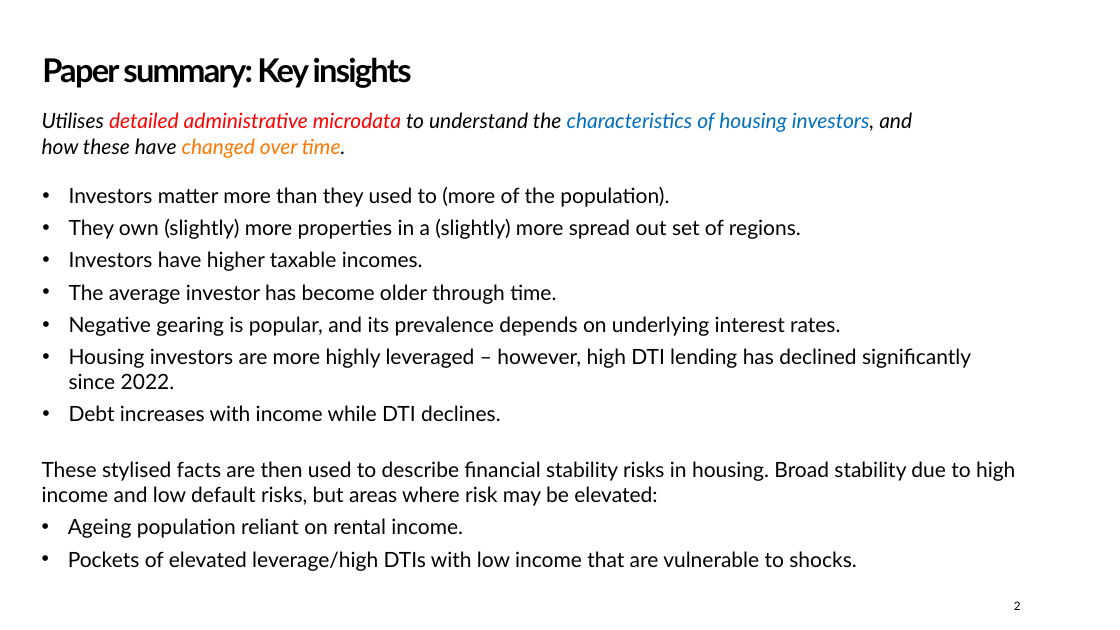
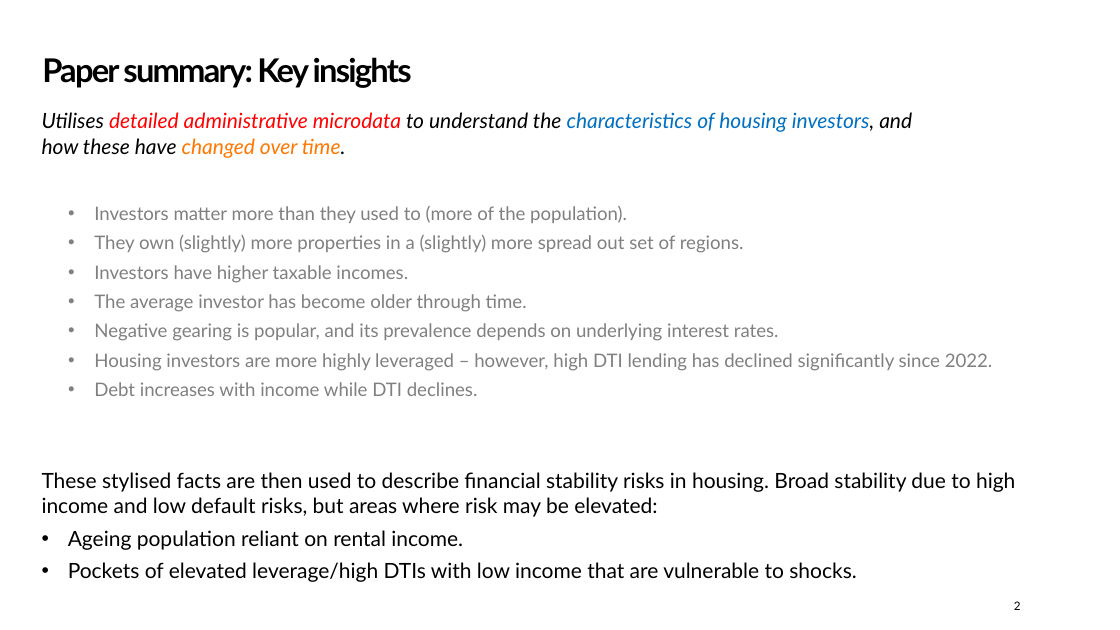
Before and after one commit to Zjub/TVHENZ, a slide deck: slide 2 of e61 Projects/Presentations/Discusant RBA Housing TTPI 2026.pptx. Drawn at 1120x630 pixels with LibreOffice and Linux fonts; fonts in the diff are those of the drawing; background and template pictures are left out. Boxes give left, top, right and bottom in pixels: in the first picture for what was removed or moved away, otherwise in the second. Text is boxed around its words. In the diff, an @@ line names an element or a change of style, - is before the commit and + after.

Commit message:
updates

```diff
--- a/e61 Projects/Presentations/Discusant RBA Housing TTPI 2026.pptx
+++ b/e61 Projects/Presentations/Discusant RBA Housing TTPI 2026.pptx
@@ text "Investors matter more than they ...": place and size @@
-text "Investors matter more than they ..." at [69, 187, 971, 421]
+text "Investors matter more than they ..." at [94, 206, 993, 396]
@@ text "Investors matter more than they ..." at [94, 206, 993, 396]: size 18 to 16 pt, text colour #000000 to #808080 @@
@@ text "These stylised facts are then ...": place and size @@
-text "These stylised facts are then ..." at [42, 461, 1015, 571]
+text "These stylised facts are then ..." at [42, 472, 1015, 582]
```
Also in this commit, not shown: 1 other slide changed, 1 slide added, 1 slide removed.
